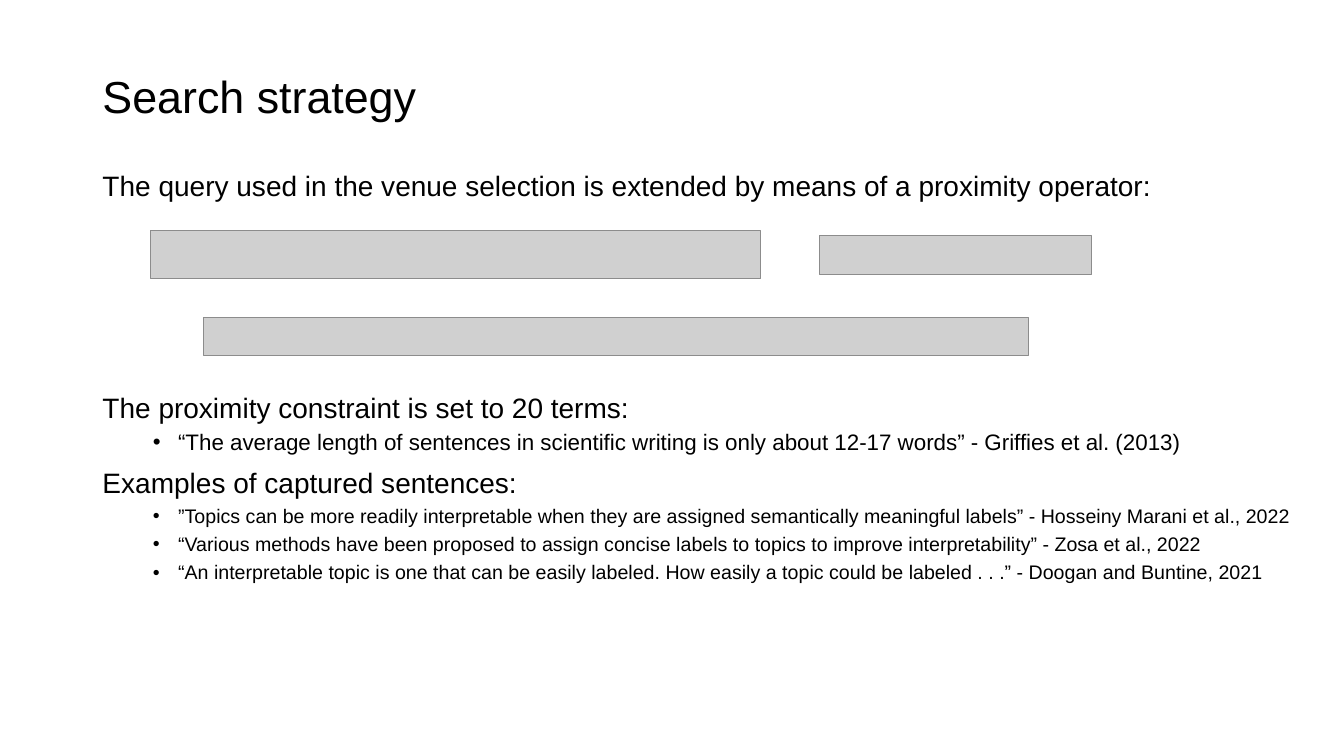
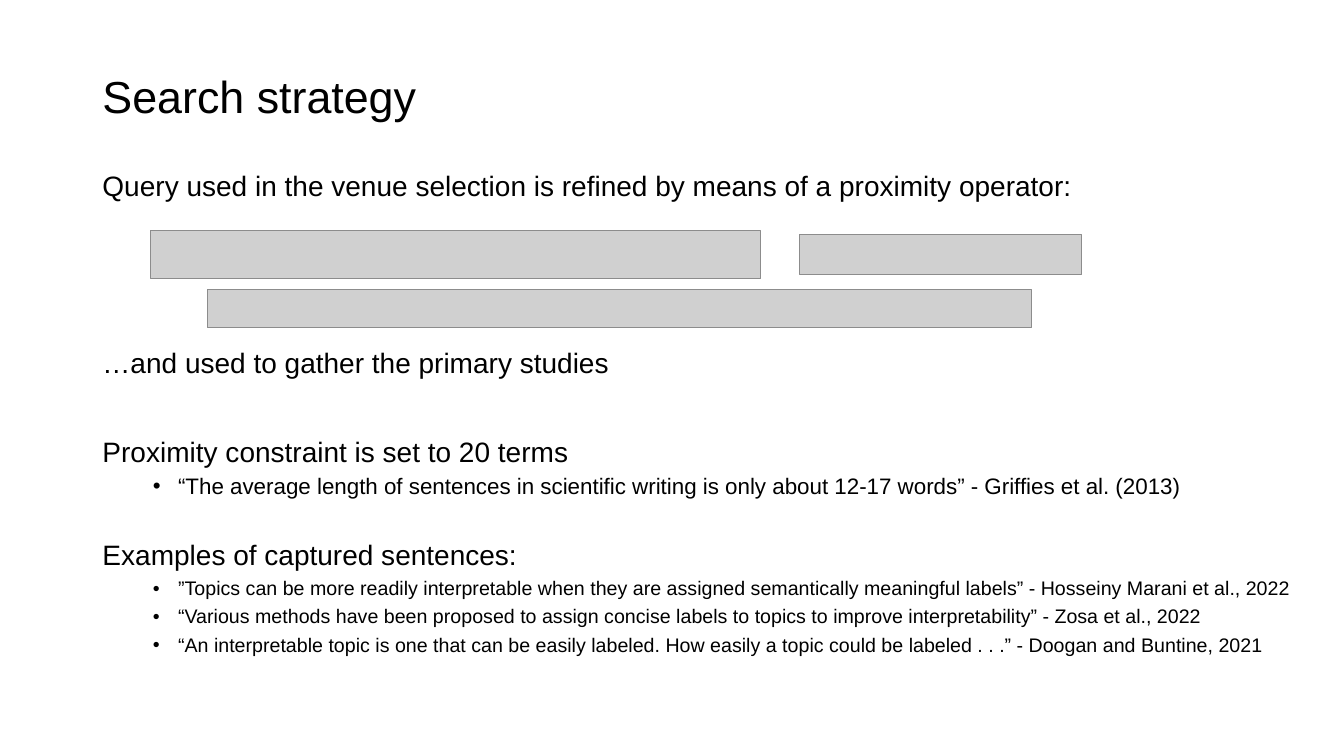
Before and after one commit to iberius96/Msc_Thesis, a slide deck: slide 7 of Backups/Presentation_Samuele_Ceol.pptx. Drawn at 1344x756 pixels with LibreOffice and Linux fonts; fonts in the diff are those of the drawing; grey boxes stand for pictures. Boxes give left, top, right and bottom in pixels: in the first picture for what was removed or moved away, otherwise in the second. Text is boxed around its words. In the diff, an @@ line names an element or a change of style, - is before the commit and + after.

```diff
--- a/Backups/Presentation_Samuele_Ceol.pptx
+++ b/Backups/Presentation_Samuele_Ceol.pptx
@@ text at bbox=[102, 175, 1071, 467]: text changed @@
-The query used in the venue selection is extended by means of a proximity operator:
-The proximity constraint is set to 20 terms:
+Query used in the venue selection is refined by means of a proximity operator:
+…and used to gather the primary studies
+Proximity constraint is set to 20 terms
@@ picture: place and size @@
-picture at bbox=[820, 236, 1092, 274]
+picture at bbox=[800, 235, 1082, 275]
@@ picture: place and size @@
-picture at bbox=[204, 318, 1028, 356]
+picture at bbox=[207, 289, 1031, 328]
```
Also in this commit, not shown: 7 other slides changed, 8 slides added, 2 slides removed, 1 other file.
